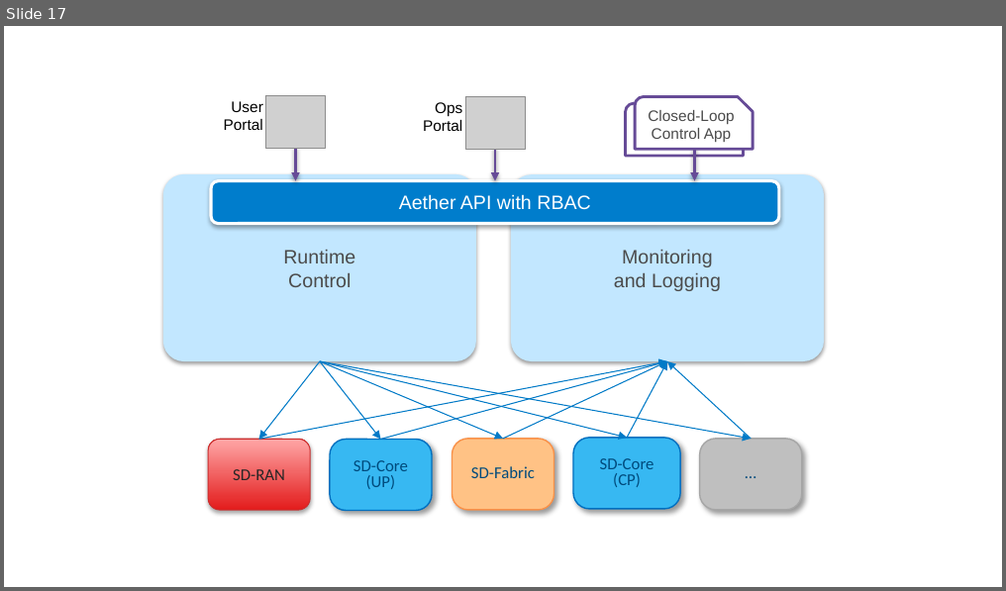
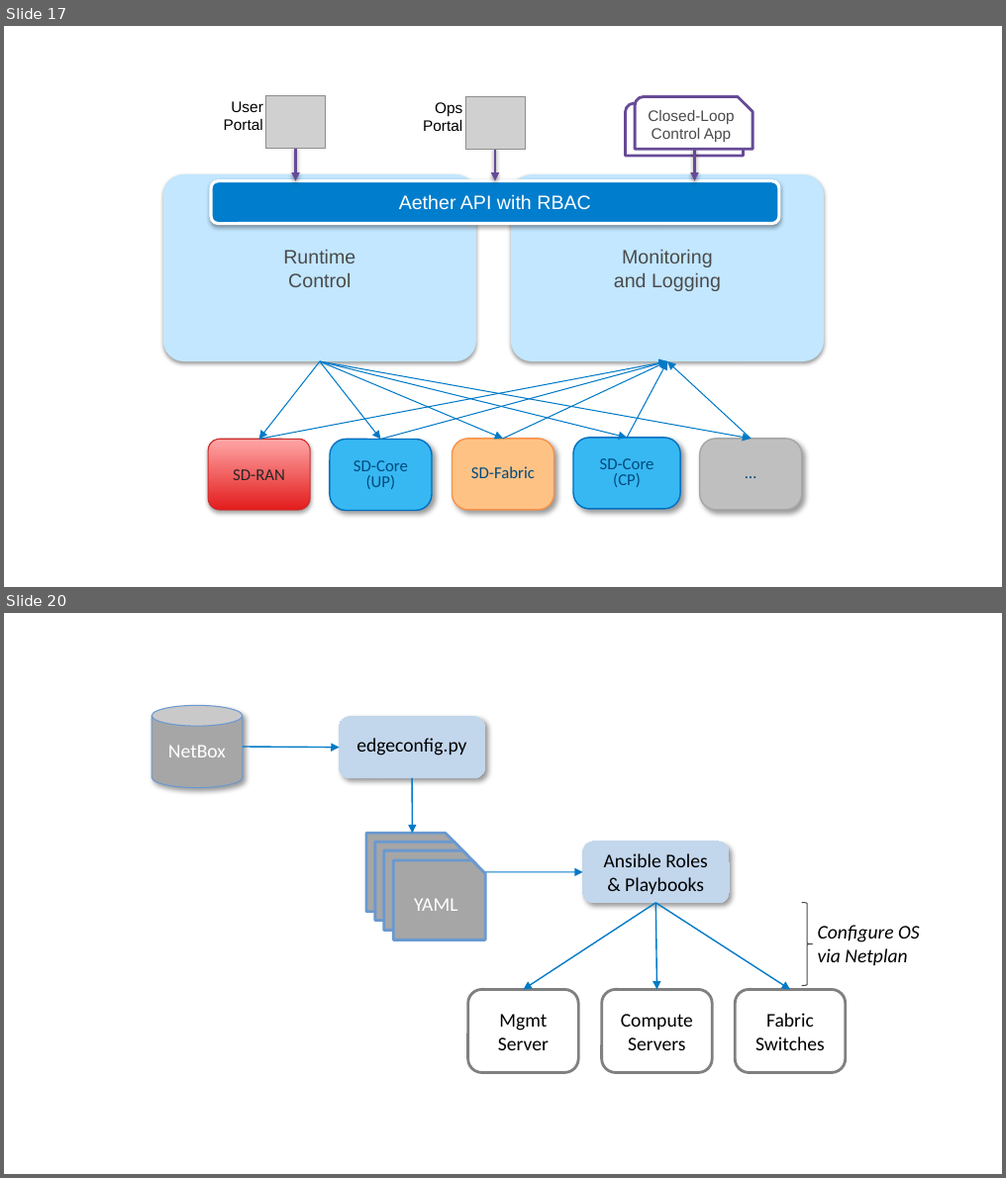
Before and after one commit to SystemsApproach/ops, a slide deck: figures.pptx. Shown one above the other, each under a label of ours: slide 17 before the commit, slides 17 and 20 after it; the slides between them are not shown. The pictures are 1006x591 and 1006x1178 pixels, drawn with LibreOffice and Linux fonts; fonts in the diff are those of the drawing; grey boxes stand for pictures. Boxes give left, top, right and bottom in pixels: in the first picture for what was removed or moved away, otherwise in the second. Text is boxed around its words. In the diff, an @@ line names an element or a change of style, - is before the commit and + after.

Commit message:
added Ansible description

```diff
--- a/figures.pptx
+++ b/figures.pptx
@@ slide 20 added at box(4, 613, 1002, 1174), background #FFFFFF @@
@@ cylinder added at box(152, 706, 243, 788), fill #A6A6A6, outline #6A99D0 0.75 pt, 14 pt, text #FFFFFF @@
+NetBox
@@ rounded rectangle added at box(340, 717, 485, 777), fill #C2D6EC, outline #C2D6EC 0.75 pt, 14 pt, text #000000 @@
+edgeconfig.py
@@ arrow added from (243, 747) to (340, 748), #007AC8 1 pt @@
@@ arrow added from (412, 777) to (412, 834), #007AC8 1 pt @@
@@ snip rect added at box(366, 834, 458, 912), fill #A6A6A6, outline #6A99D0 2 pt @@
@@ snip rect added at box(375, 842, 467, 920), fill #A6A6A6, outline #6A99D0 2 pt @@
@@ rounded rectangle added at box(583, 842, 729, 902), fill #C2D6EC, outline #C2D6EC 0.75 pt, 14 pt, text #000000 @@
+Ansible Roles & Playbooks
@@ snip rect added at box(384, 851, 476, 931), fill #A6A6A6, outline #6A99D0 2 pt, 14 pt, text #FFFFFF @@
+YAML
@@ snip rect added at box(393, 861, 485, 941), fill #A6A6A6, outline #6A99D0 2 pt, 14 pt, text #FFFFFF @@
+YAML
@@ arrow added from (458, 872) to (583, 872), #007AC8 0.75 pt @@
@@ arrow added from (655, 902) to (523, 989), #007AC8 1 pt @@
@@ arrow added from (655, 902) to (656, 989), #007AC8 1 pt @@
@@ arrow added from (655, 902) to (790, 989), #007AC8 1 pt @@
@@ right brace added at box(801, 902, 812, 985), outline #494949 0.75 pt @@
@@ text added at box(818, 925, 920, 965), 14 pt, text #000000, italic @@
+Configure OS
+via Netplan
@@ rounded rectangle added at box(468, 989, 579, 1072), fill #FFFFFF, outline #808080 2 pt, 14 pt, text #000000 @@
+Mgmt
+Server
@@ rounded rectangle added at box(602, 989, 713, 1072), fill #FFFFFF, outline #808080 2 pt, 14 pt, text #000000 @@
+Compute
+Servers
@@ rounded rectangle added at box(735, 989, 846, 1072), fill #FFFFFF, outline #808080 2 pt, 14 pt, text #000000 @@
+Fabric
+Switches
```
Also in this commit, not shown: 1 slide changed, 4 other files.
